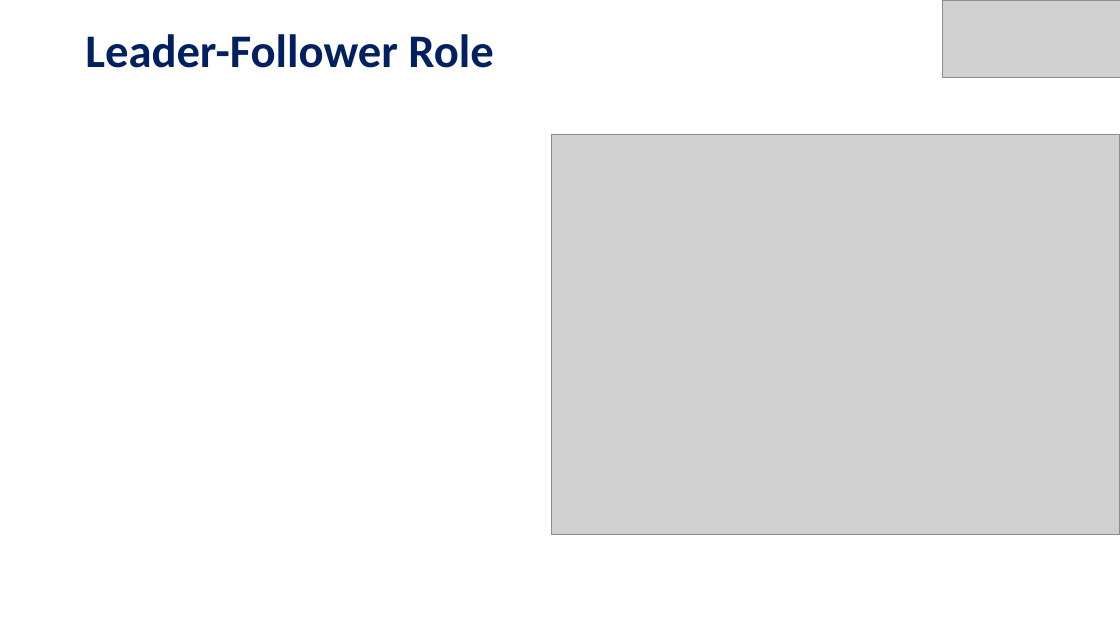
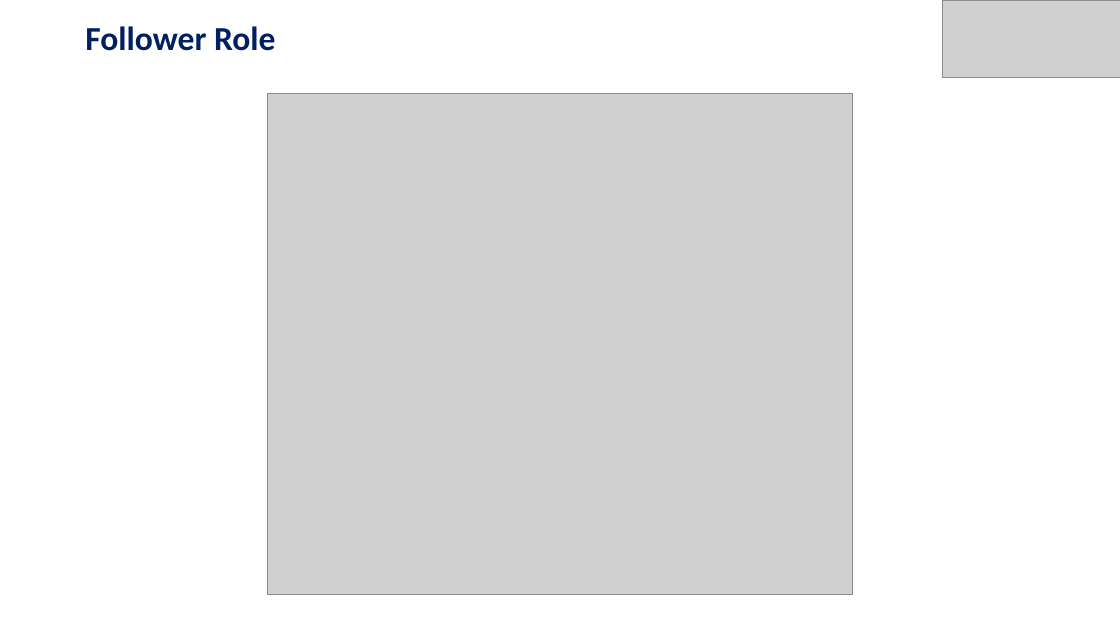
Before and after one commit to anand6105/MSE_QRBOT, a slide deck: slide 17 of docs/QUICK_RESCUE_BOT.pptx (slide 18 before the commit). Drawn at 1120x630 pixels with LibreOffice and Linux fonts; fonts in the diff are those of the drawing; grey boxes stand for pictures. Boxes give left, top, right and bottom in pixels: in the first picture for what was removed or moved away, otherwise in the second. Text is boxed around its words. In the diff, an @@ line names an element or a change of style, - is before the commit and + after.

```diff
--- a/docs/QUICK_RESCUE_BOT.pptx
+++ b/docs/QUICK_RESCUE_BOT.pptx
@@ title at bbox=[85, 26, 275, 51]: text changed; size 40 to 28.8 pt @@
-Leader-Follower Role
+Follower Role
@@ picture added at bbox=[267, 93, 853, 594] @@
@@ picture removed at bbox=[551, 134, 1120, 535] @@
```
Also in this commit, not shown: 16 other slides changed, 8 slides added, 2 slides removed.
